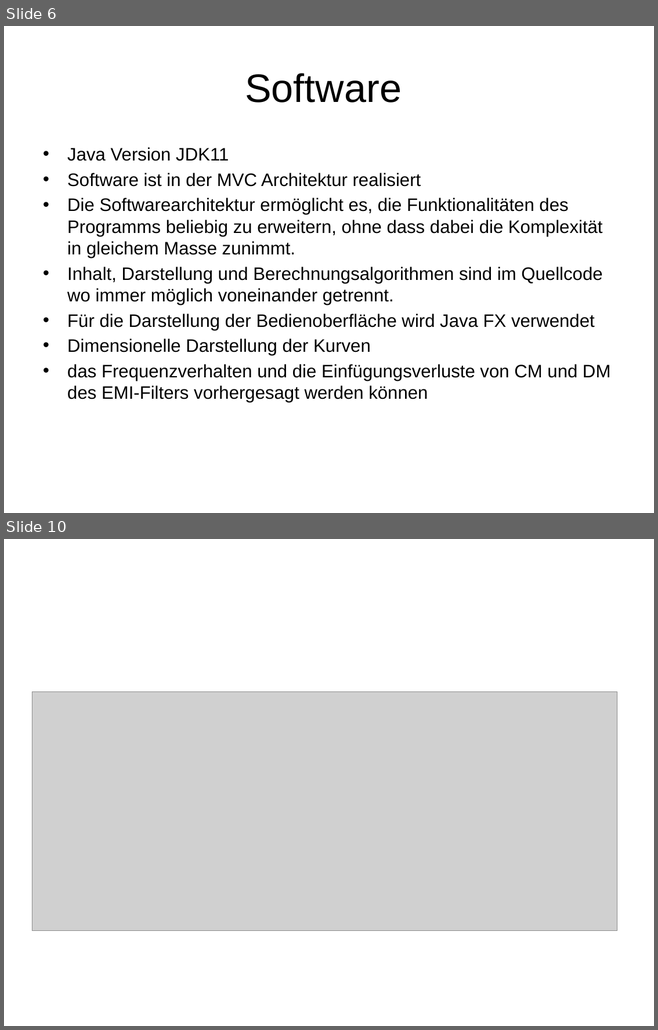
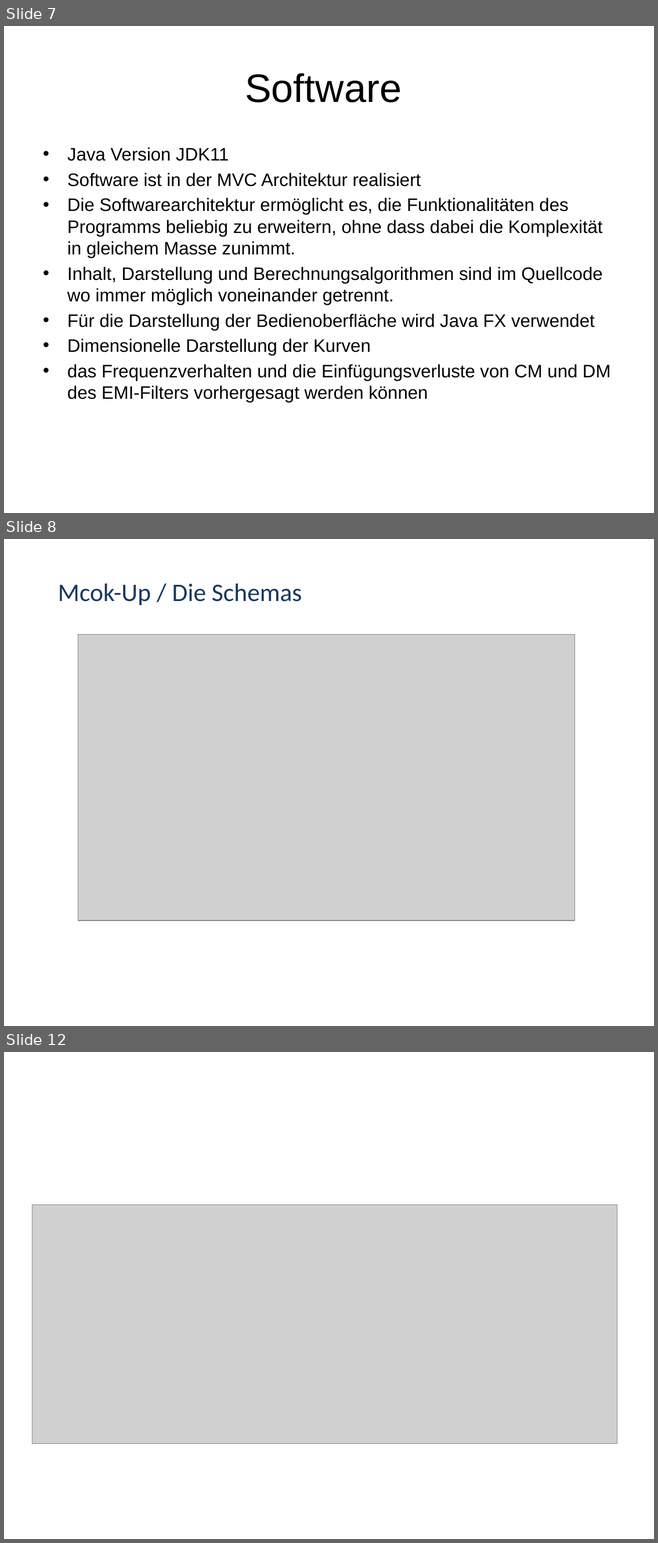
Before and after one commit to marinataborda/P2Organisation, a slide deck: ZwischenPresäntation.pptx. Shown one above the other, each under a label of ours: slides 6 and 10 before the commit, slides 7, 8 and 12 after it; the slides between them are not shown. The pictures are 658x1030 and 658x1543 pixels, drawn with LibreOffice and Linux fonts; fonts in the diff are those of the drawing; grey boxes stand for pictures. Boxes give left, top, right and bottom in pixels: in the first picture for what was removed or moved away, otherwise in the second. Text is boxed around its words. In the diff, an @@ line names an element or a change of style, - is before the commit and + after.

```diff
--- a/ZwischenPresäntation.pptx
+++ b/ZwischenPresäntation.pptx
@@ slide 8 added at box(4, 539, 654, 1026), background #FFFFFF @@
@@ text added at box(58, 583, 302, 605), 28 pt, text #17375E @@
+Mcok-Up / Die Schemas
@@ picture added at box(78, 635, 574, 921) @@
@@ what was slide 6 is now slide 7 @@
@@ what was slide 10 is now slide 12 @@
```
Also in this commit, not shown: 2 slides changed, 3 other slides added, 2 slides removed.
